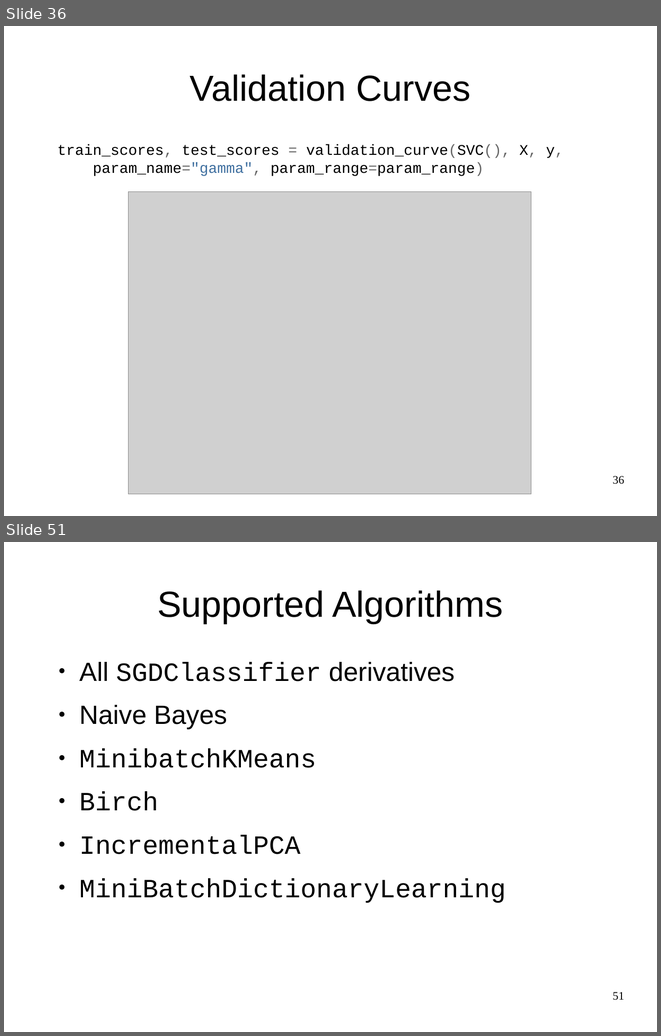
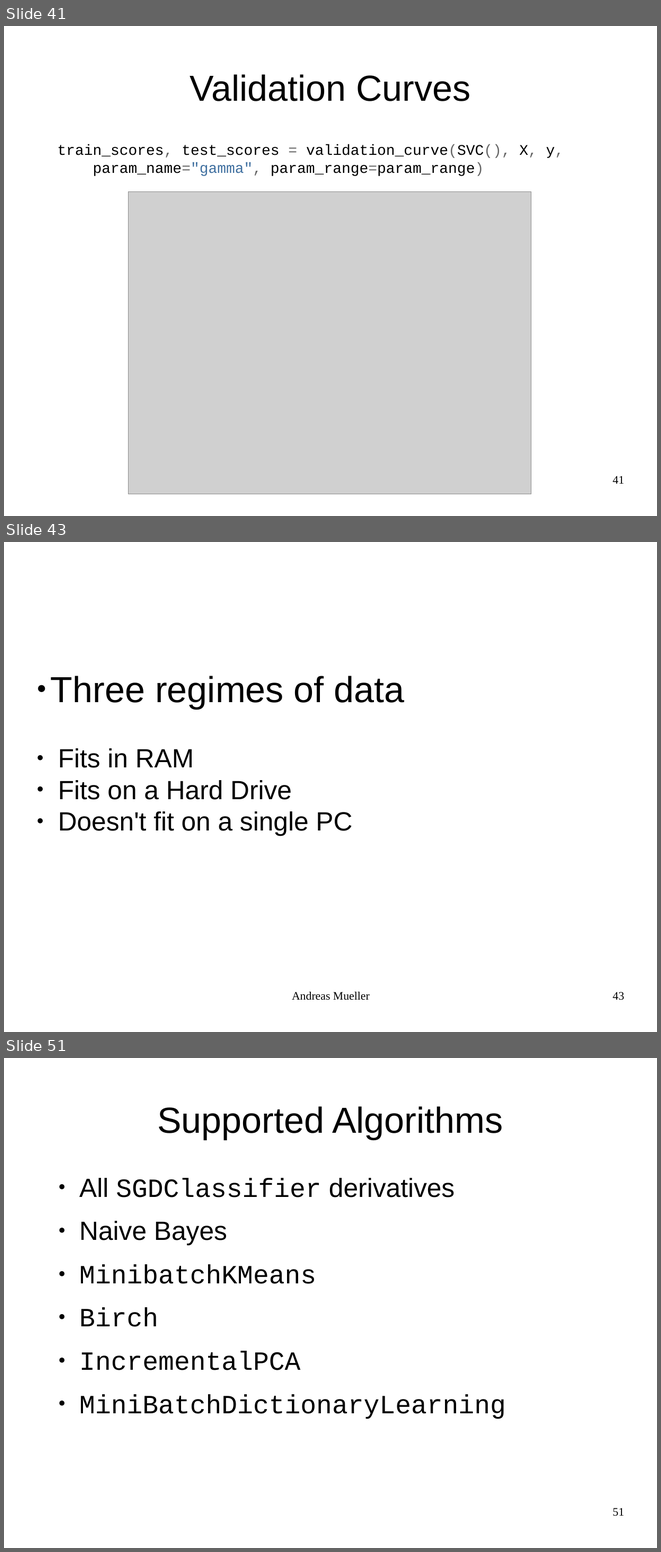
Before and after one commit to amueller/odscon-sf-2015, a slide deck: machine-learning-with-scikit-learn-odscon-SF-2015.odp. Shown one above the other, each under a label of ours: slides 36 and 51 before the commit, slides 41, 43 and 51 after it; the slides between them are not shown. The pictures are 661x1036 and 661x1552 pixels, drawn with LibreOffice and Linux fonts; fonts in the diff are those of the drawing; grey boxes stand for pictures. Boxes give left, top, right and bottom in pixels: in the first picture for what was removed or moved away, otherwise in the second. Text is boxed around its words. In the diff, an @@ line names an element or a change of style, - is before the commit and + after.

```diff
--- a/machine-learning-with-scikit-learn-odscon-SF-2015.odp
+++ b/machine-learning-with-scikit-learn-odscon-SF-2015.odp
@@ slide 43 added at bbox=[4, 542, 657, 1032], background #FFFFFF @@
@@ subtitle added at bbox=[51, 676, 405, 836], 32 pt, text #000000 @@
+● Three regimes of data
+● Fits in RAM
+● Fits on a Hard Drive
+● Doesn't fit on a single PC
@@ text added at bbox=[292, 991, 370, 1000], 14 pt, text #000000 @@
+Andreas Mueller
@@ page number added at bbox=[612, 991, 624, 1000], 14 pt, text #000000 @@
+43
@@ what was slide 36 is now slide 41 @@
@@ page number at bbox=[612, 475, 624, 483]: text changed @@
-36
+41
```
Also in this commit, not shown: 7 slides changed, 15 other slides added, 17 slides removed, 1 other file.
